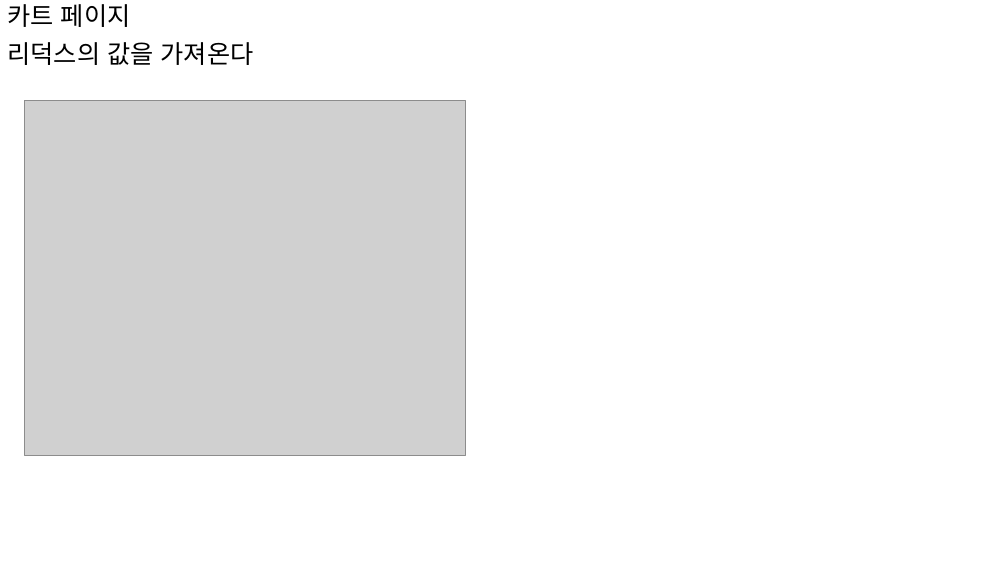
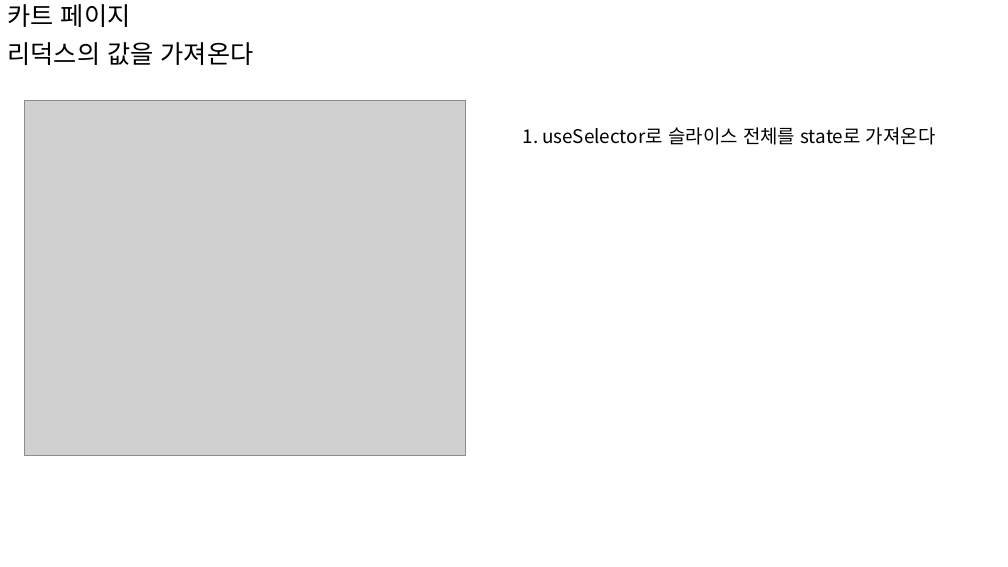
Before and after one commit to sonsungjong/react_shopping_cart, a slide deck: slide 15 of 쇼핑카트 자료.pptx (slide 13 before the commit). Drawn at 1008x567 pixels with LibreOffice and Linux fonts; fonts in the diff are those of the drawing; grey boxes stand for pictures. Boxes give left, top, right and bottom in pixels: in the first picture for what was removed or moved away, otherwise in the second. Text is boxed around its words. In the diff, an @@ line names an element or a change of style, - is before the commit and + after.

```diff
--- a/쇼핑카트 자료.pptx
+++ b/쇼핑카트 자료.pptx
@@ text added at [523,127,936,145], 18 pt, text #000000 @@
+1. useSelector로 슬라이스 전체를 state로 가져온다
```
Also in this commit, not shown: 7 other slides changed, 3 slides added, 1 slide removed.
